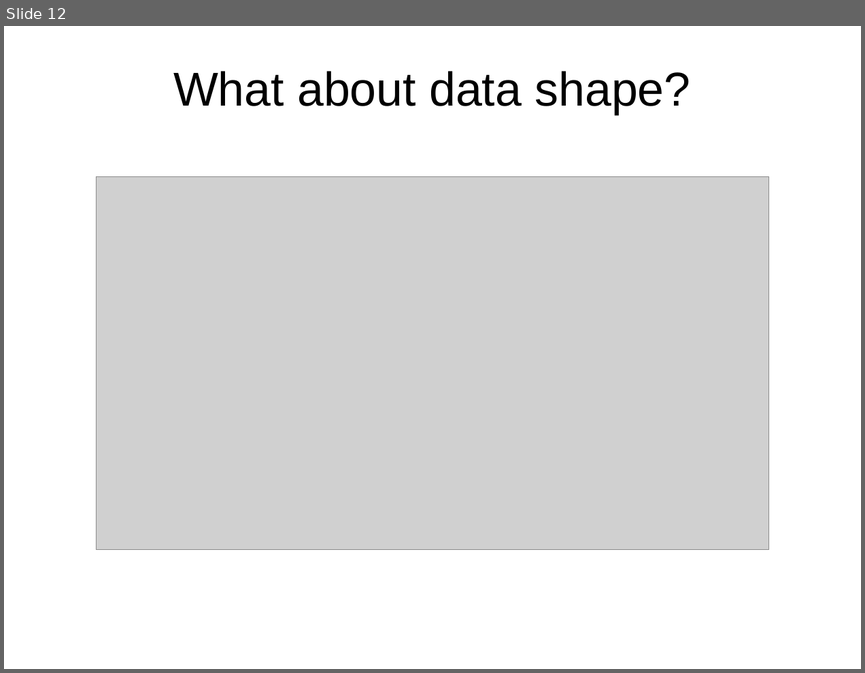
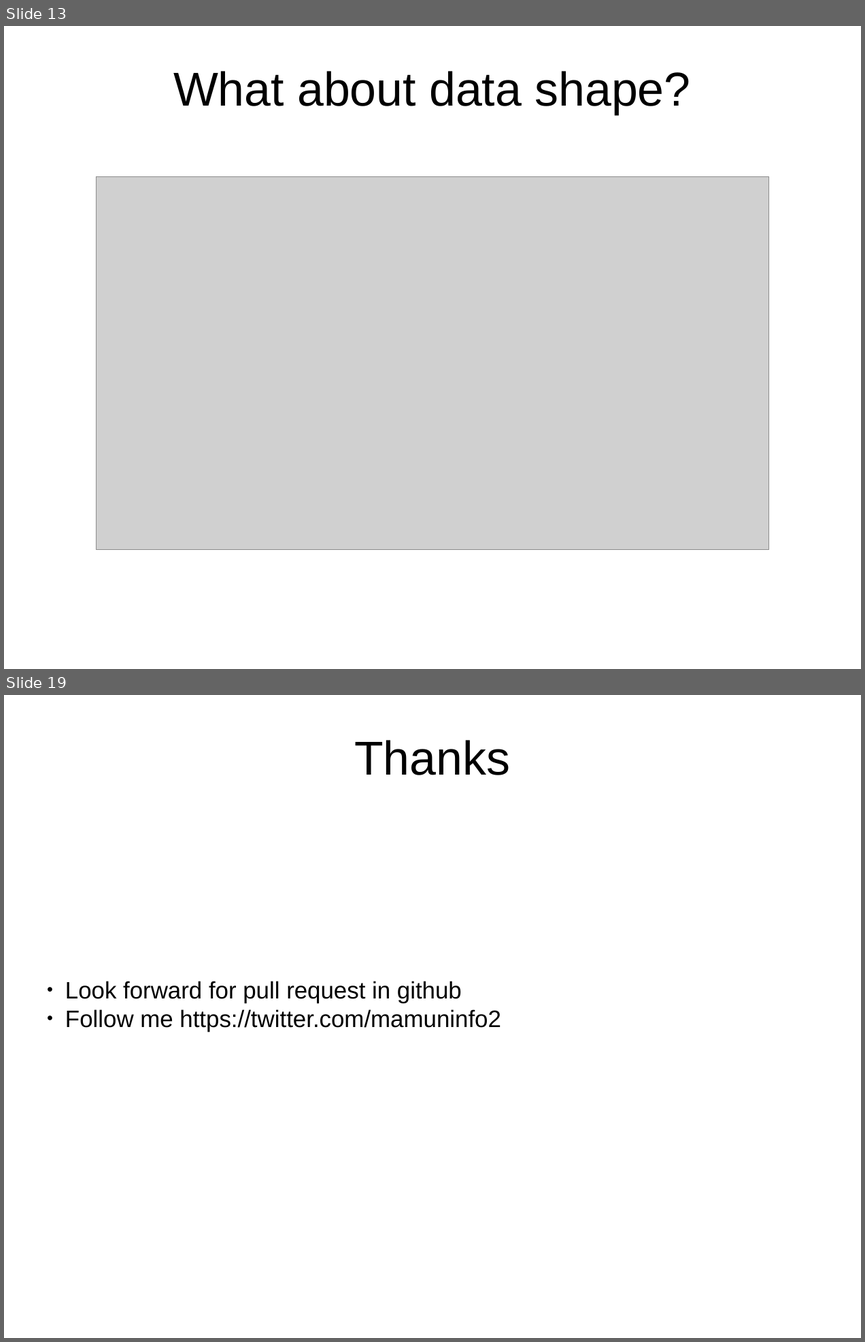
Before and after one commit to Mamun/prac, a slide deck: slide.odp. Shown one above the other, each under a label of ours: slide 12 before the commit, slides 13 and 19 after it; the slides between them are not shown. The pictures are 865x673 and 865x1342 pixels, drawn with LibreOffice and Linux fonts; fonts in the diff are those of the drawing; grey boxes stand for pictures; background and template pictures are left out. Boxes give left, top, right and bottom in pixels: in the first picture for what was removed or moved away, otherwise in the second. Text is boxed around its words. In the diff, an @@ line names an element or a change of style, - is before the commit and + after.

```diff
--- a/slide.odp
+++ b/slide.odp
@@ slide 19 added at <box>4,695,861,1338</box>, background picture (left out) @@
@@ title added at <box>354,740,510,775</box>, 44 pt, text #000000 @@
+Thanks
@@ subtitle added at <box>65,981,501,1032</box>, 22 pt, text #000000 @@
+● Look forward for pull request in github
+● Follow me https://twitter.com/mamuninfo2
@@ what was slide 12 is now slide 13 @@
```
Also in this commit, not shown: 4 slides changed, 4 other slides added.
